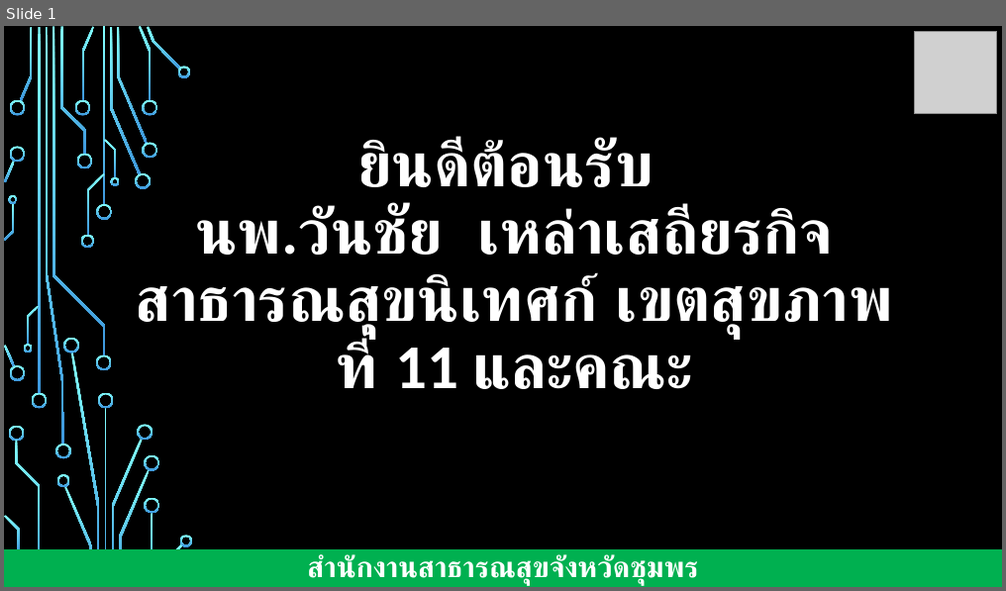
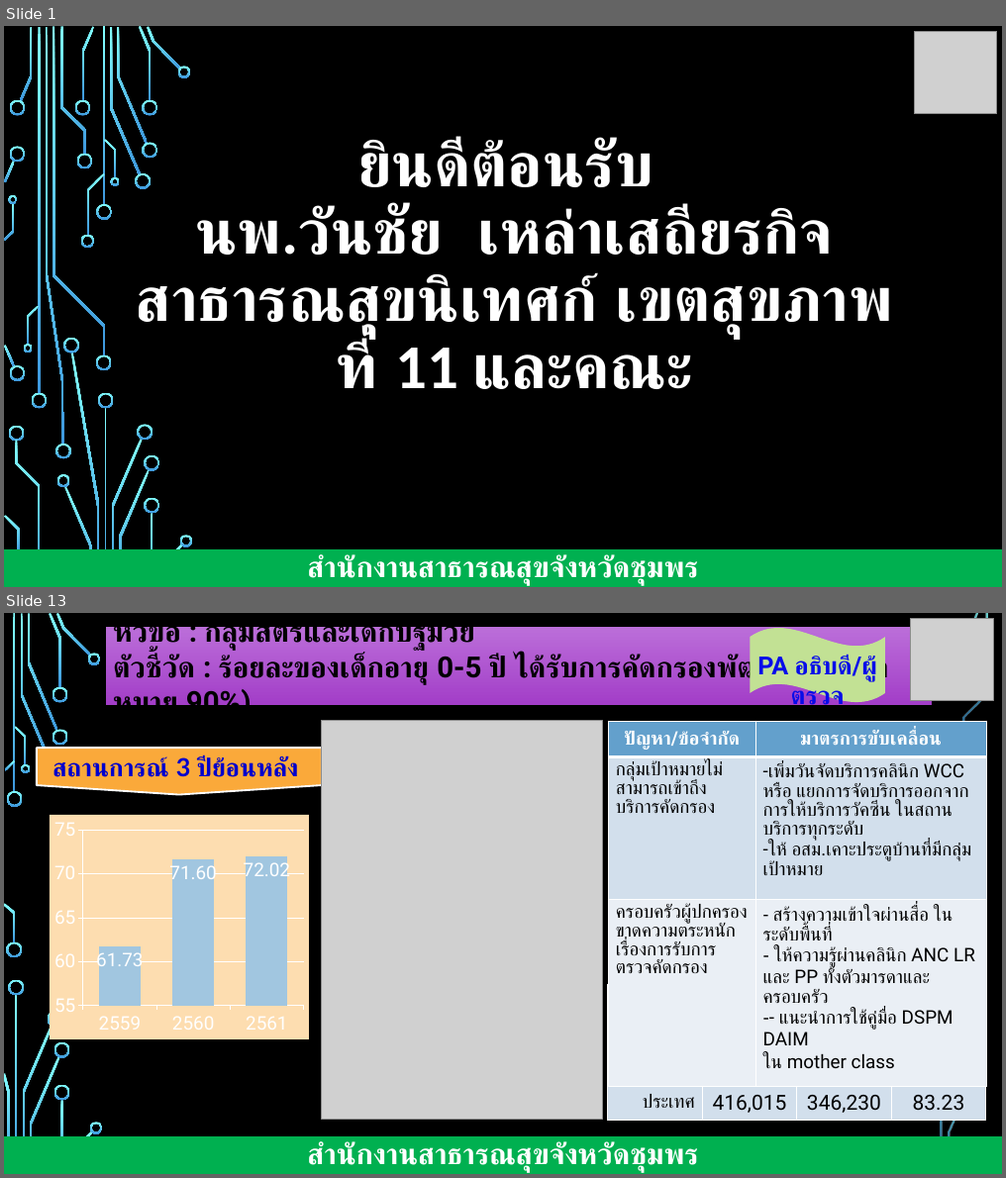
Before and after one commit to joblackpoc/Jobs_SSJ, a slide deck: นิเทศก์/นิเทศก์ชุมพร.pptx. Shown one above the other, each under a label of ours: slide 1 before the commit, slides 1 and 13 after it; the slides between them are not shown. The pictures are 1006x591 and 1006x1178 pixels, drawn with LibreOffice and Linux fonts; fonts in the diff are those of the drawing; grey boxes stand for pictures; background and template pictures are left out. Boxes give left, top, right and bottom in pixels: in the first picture for what was removed or moved away, otherwise in the second. Text is boxed around its words. In the diff, an @@ line names an element or a change of style, - is before the commit and + after.

```diff
--- a/นิเทศก์/นิเทศก์ชุมพร.pptx
+++ b/นิเทศก์/นิเทศก์ชุมพร.pptx
@@ slide 13 added at (4,613,1002,1174), background picture (left out) @@
@@ rectangle added at (106,627,932,704), fill gradient #BB6FDA to #A33EC8, 28 pt, text #000000, bold @@
+หัวข้อ : กลุ่มสตรีและเด็กปฐมวัย
+ตัวชี้วัด : ร้อยละของเด็กอายุ 0-5 ปี ได้รับการคัดกรองพัฒนาการ(เป้าหมาย 90%)
@@ wave added at (749,627,885,702), fill #C2E194, 24 pt, text #070CE9, bold @@
+PA อธิบดี/ผู้ตรวจ
@@ picture added at (911,618,994,701) @@
@@ picture added at (322,721,602,1120) @@
@@ table added at (608,721,986,1073), 3 rows, 2 columns @@
+ปัญหา/ข้อจำกัด | มาตรการขับเคลื่อน
+กลุ่มเป้าหมายไม่สามารถเข้าถึงบริการคัดกรอง | -เพิ่มวันจัดบริการคลินิก WCC หรือ แยกการจัดบริการออกจากการให้บริการวัคซีน ในสถานบริการทุกระดับ / -ให้ อสม.เคาะประตูบ้านที่มีกลุ่มเป้าหมาย
+ครอบครัวผู้ปกครองขาดความตระหนักเรื่องการรับการตรวจคัดกรอง | - สร้างความเข้าใจผ่านสื่อ ในระดับพื้นที่ / ให้ความรู้ผ่านคลินิก ANC LR และ PP ทั้งตัวมารดาและครอบครัว / - แนะนำการใช้คู่มื่อ DSPM DAIM / ใน mother class
@@ flow chart offpage connector added at (37,748,322,795), fill #FAA93A, outline #FFFFFF 1.75 pt, 24 pt, text #0000CC, bold @@
+สถานการณ์ 3 ปีย้อนหลัง
@@ column stacked chart added at (50,815,309,1040) @@
+categories: 2559, 2560, 2561
+Series 1: 61.73, 71.6, 72.02
@@ table added at (608,984,985,1120), 4 rows, 4 columns @@
+ | เป้าหมาย | ผลงาน | ร้อยละ
+ชุมพร | 13,171 | 7,846 | 59.57
+เขต | 35,784 | 26,877 | 75.16
+ประเทศ | 416,015 | 346,230 | 83.23
@@ rectangle added at (4,1137,1002,1174), fill #00B050, 28 pt, text #FFFFFF, bold @@
+สำนักงานสาธารณสุขจังหวัดชุมพร
@@ group added at (4,613,988,1174): 31 freeform shapes, 3 rectangles @@
```
Also in this commit, not shown: 3 slides changed, 10 other slides added, 13 other files.
